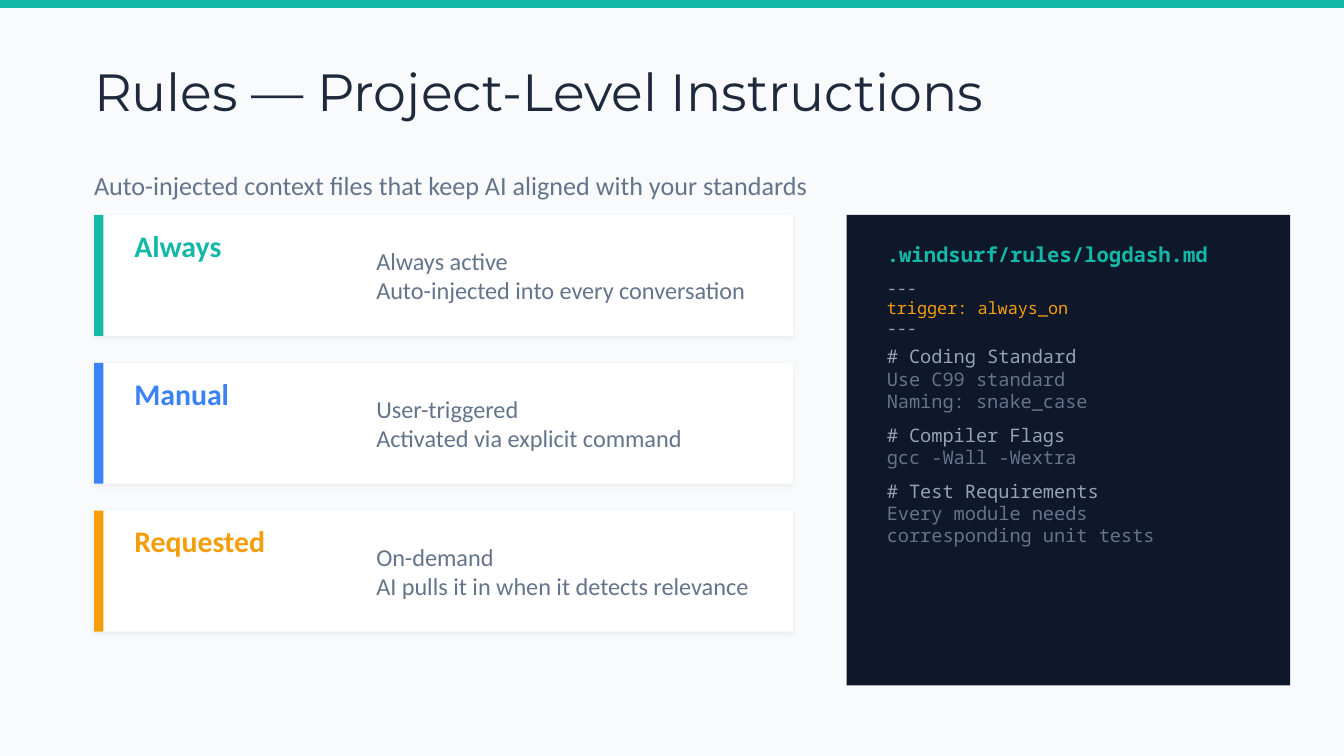
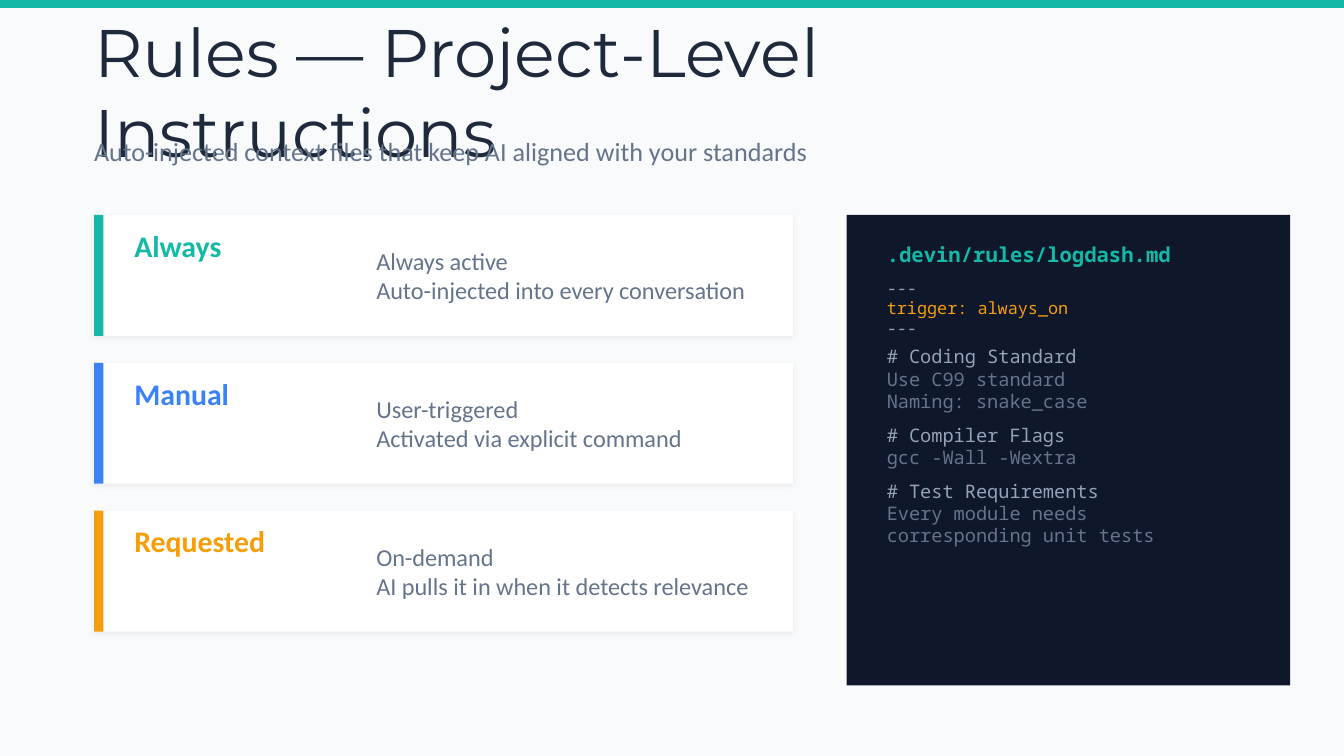
Before and after one commit to chenkunyuan/ai-tools-intro-sharing, a slide deck: slide 5 of AI_Getting_Started_with_AI_Tools.pptx. Drawn at 1344x756 pixels with LibreOffice and Linux fonts; fonts in the diff are those of the drawing. Boxes give left, top, right and bottom in pixels: in the first picture for what was removed or moved away, otherwise in the second. Text is boxed around its words. In the diff, an @@ line names an element or a change of style, - is before the commit and + after.

```diff
--- a/AI_Getting_Started_with_AI_Tools.pptx
+++ b/AI_Getting_Started_with_AI_Tools.pptx
@@ text "Rules — Project-Level Instructions" at [94,27,819,166]: size 28 to 36 pt @@
@@ text "Auto-injected context files that keep ...": place and size @@
-text "Auto-injected context files that keep ..." at [94,177,807,200]
+text "Auto-injected context files that keep ..." at [94,140,807,166]
@@ text at [887,246,1171,267]: text changed @@
-.windsurf/rules/logdash.md
+.devin/rules/logdash.md
```
Also in this commit, not shown: 7 other slides changed, 8 other files.
